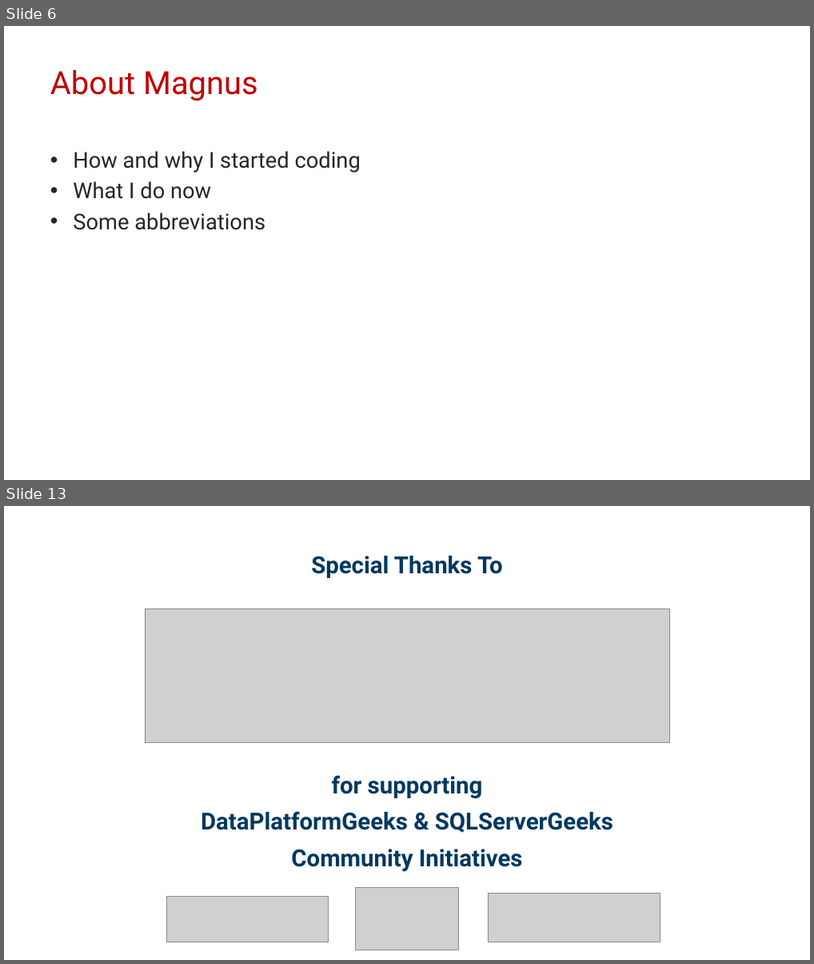
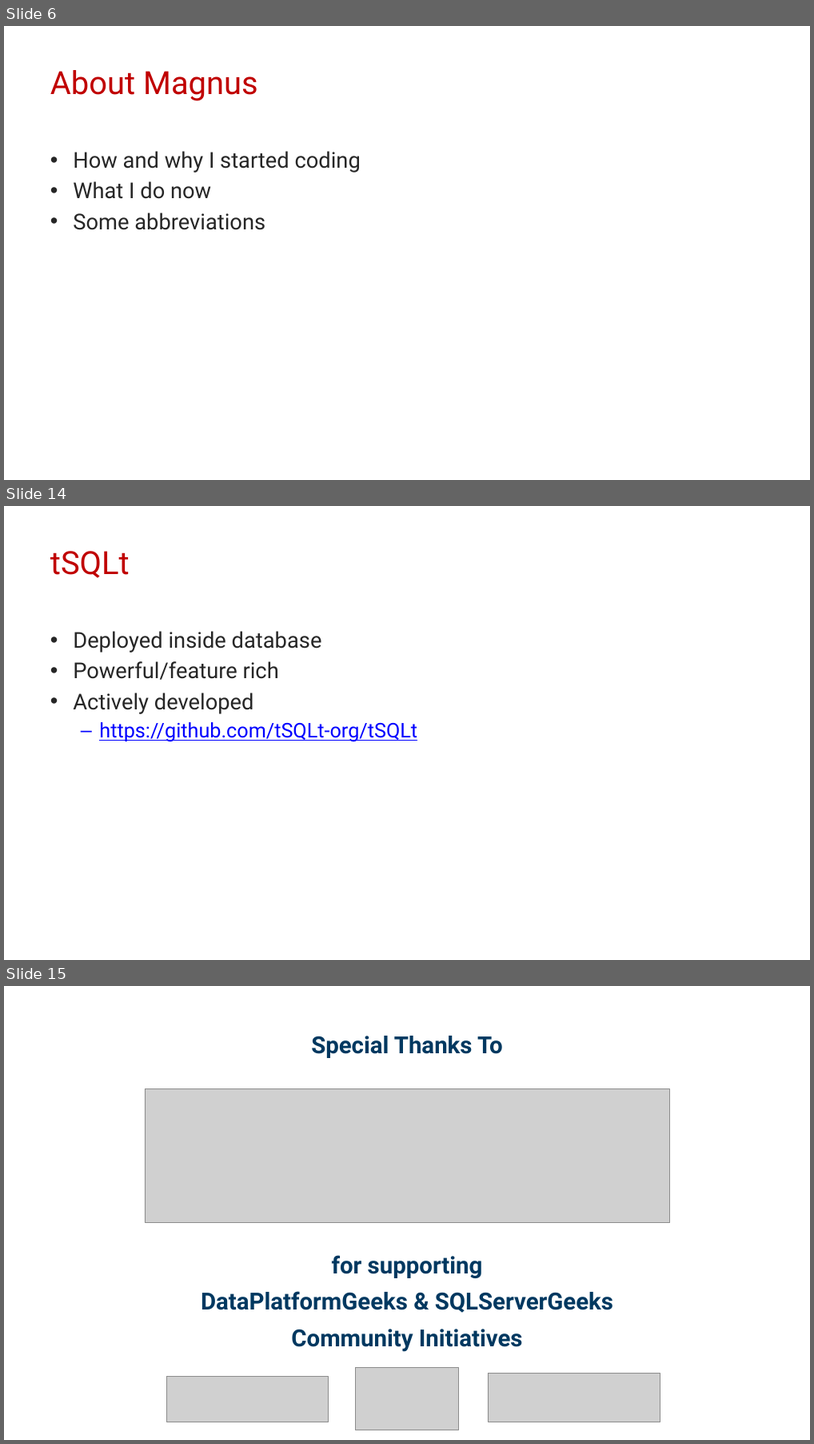
Before and after one commit to transmokopter/Presentations, a slide deck: test-driven-database-development/test-driven-database-development-dps2021.pptx. Shown one above the other, each under a label of ours: slides 6 and 13 before the commit, slides 6, 14 and 15 after it; the slides between them are not shown. The pictures are 814x964 and 814x1444 pixels, drawn with LibreOffice and Linux fonts; fonts in the diff are those of the drawing; grey boxes stand for pictures; background and template pictures are left out. Boxes give left, top, right and bottom in pixels: in the first picture for what was removed or moved away, otherwise in the second. Text is boxed around its words. In the diff, an @@ line names an element or a change of style, - is before the commit and + after.

```diff
--- a/test-driven-database-development/test-driven-database-development-dps2021.pptx
+++ b/test-driven-database-development/test-driven-database-development-dps2021.pptx
@@ slide 14 added at (4,506,810,960), background #FFFFFF @@
@@ title added at (50,551,130,578), 38 pt, text #C00000 @@
+tSQLt
@@ text added at (73,631,418,742), 26 pt, text #262626 @@
+• Deployed inside database
+• Powerful/feature rich
+• Actively developed
+  – https://github.com/tSQLt-org/tSQLt
@@ what was slide 13 is now slide 15 @@
```
Also in this commit, not shown: 3 slides changed, 7 other slides added, 6 slides removed, 39 other files.
